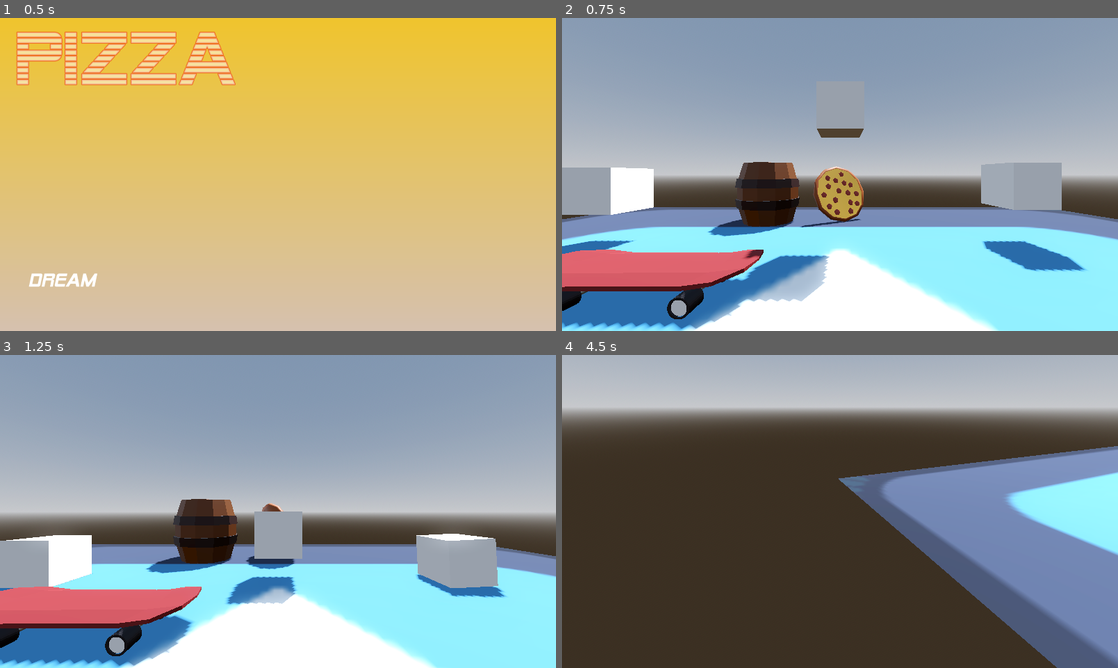
Above: before the commit, frames 1-4 (two rows, left to right).
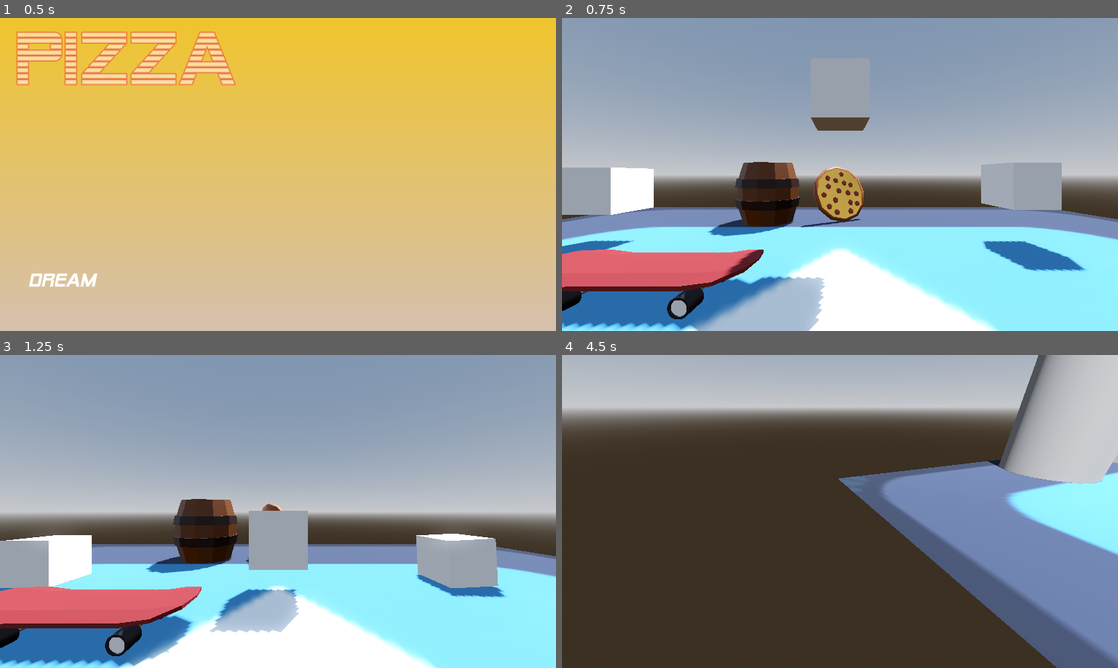
Above: after the commit, the same moments.

Repository: MattCharles/Dreams
Game: Godot game, scene res://Scenes/menu.tscn
The game is run twice, just before and just after one commit, with the same random seed, the same clock (stepped at 60 frames per second) and the same inputs. The engine's default icon, where the game draws it, is replaced by a stand-in: a white triangle on a blue panel in a dark square.
Inputs (mouse positions are in pixels of both pictures, inside the frame that each line leads up to):
- Up to frame 1 (0.5 s): no input
- Up to frame 2 (0.75 s): click "Dream" at 0.5 s
- Up to frame 3 (1.25 s): no input
- Up to frame 4 (4.5 s): move the mouse to (962, 495) at 1.27 s; hold D (right) 1.28-2.03 s; click (962, 495) at 1.42 s; tap Space (jump) at 1.52, 2.27, 3.77 s; move the mouse to (812, 511) at 2.02 s; hold W (forward) from 2.03 s (still down); move the mouse to (851, 505) at 2.77 s; move the mouse to (834, 517) at 3.52 s; click (834, 517) at 3.67 s; tap Enter at 4.25 s; move the mouse to (878, 514) at 4.27 s

Frame 1 is identical in both runs. In frame 2, 3.4% of the frame differs, in the area x 23-56%, y 31-100%; in frame 3, 2.5%; in frame 4, 5.1%, in the area x 76-100%, y 0-42%.

Commit message:
Added finish line which emits a signal when colliding with a pizza

Diff:
--- a/Assets/pizza/spinningpizza.tscn
+++ b/Assets/pizza/spinningpizza.tscn
@@ -1,5 +1,6 @@
-[gd_scene load_steps=7 format=3 uid="uid://bi8kun25nhp4y"]
+[gd_scene load_steps=8 format=3 uid="uid://bi8kun25nhp4y"]
 
+[ext_resource type="Script" path="res://Scripts/Pizza.gd" id="1_2ctcm"]
 [ext_resource type="PackedScene" uid="uid://cl2htts5lbsq7" path="res://Assets/raw/pepperoni_pizza.glb" id="1_aq0sq"]
 [ext_resource type="PackedScene" uid="uid://bhx4mvm6pkm52" path="res://Assets/environment/barrel.glb" id="2_4u74p"]
 
@@ -55,6 +56,7 @@
 
 [node name="RigidBody3D" type="RigidBody3D" parent="."]
 transform = Transform3D(1, 0, 0, 0, 1, -2.98023e-08, 0, 2.98023e-08, 1, 0, 0, -2.98023e-08)
+script = ExtResource("1_2ctcm")
 
 [node name="CollisionShape3D" type="CollisionShape3D" parent="RigidBody3D"]
 transform = Transform3D(1, 0, 0, 0, 1, 0, 0, 0, 1, 0.24221, 1.09363, -0.0556774)
--- /dev/null
+++ b/Scenes/finish_line.tscn
@@ -0,0 +1,42 @@
+[gd_scene load_steps=5 format=3 uid="uid://d4ama7j4hhi68"]
+
+[ext_resource type="Script" path="res://Scripts/FinishLine.gd" id="1_4amwv"]
+
+[sub_resource type="BoxShape3D" id="BoxShape3D_1kys6"]
+size = Vector3(1, 1.93614, 1)
+
+[sub_resource type="CylinderShape3D" id="CylinderShape3D_sb747"]
+
+[sub_resource type="CylinderMesh" id="CylinderMesh_w4cv5"]
+
+[node name="FinishLine" type="Node3D"]
+transform = Transform3D(3, 0, 0, 0, 3, 0, 0, 0, 3, 0, 0, 0)
+script = ExtResource("1_4amwv")
+
+[node name="Area3D" type="Area3D" parent="."]
+
+[node name="CollisionShape3D" type="CollisionShape3D" parent="Area3D"]
+transform = Transform3D(1, 0, 0, 0, 1, 0, 0, 0, 1, 0, 0.028605, 0)
+shape = SubResource("BoxShape3D_1kys6")
+
+[node name="StaticBody3D" type="StaticBody3D" parent="."]
+transform = Transform3D(1, 0, 0, 0, 1, 0, 0, 0, 1, -1, 0, 0)
+
+[node name="CollisionShape3D" type="CollisionShape3D" parent="StaticBody3D"]
+shape = SubResource("CylinderShape3D_sb747")
+
+[node name="MeshInstance3D2" type="MeshInstance3D" parent="StaticBody3D/CollisionShape3D"]
+mesh = SubResource("CylinderMesh_w4cv5")
+skeleton = NodePath("")
+
+[node name="StaticBody3D2" type="StaticBody3D" parent="."]
+transform = Transform3D(1, 0, 0, 0, 1, 0, 0, 0, 1, 1, 0, 0)
+
+[node name="CollisionShape3D" type="CollisionShape3D" parent="StaticBody3D2"]
+shape = SubResource("CylinderShape3D_sb747")
+
+[node name="MeshInstance3D2" type="MeshInstance3D" parent="StaticBody3D2/CollisionShape3D"]
+mesh = SubResource("CylinderMesh_w4cv5")
+skeleton = NodePath("")
+
+[connection signal="body_entered" from="Area3D" to="." method="_on_area_3d_body_entered"]
--- a/Scenes/test.tscn
+++ b/Scenes/test.tscn
@@ -1,9 +1,10 @@
-[gd_scene load_steps=14 format=3 uid="uid://clmwgwuwj8lbv"]
+[gd_scene load_steps=15 format=3 uid="uid://clmwgwuwj8lbv"]
 
 [ext_resource type="Texture2D" uid="uid://b1o626fbt63m2" path="res://icon.svg" id="1_tm4xg"]
-[ext_resource type="PackedScene" uid="uid://chkkys4p7l1vq" path="res://Scenes/Player.tscn" id="2_c6i2x"]
+[ext_resource type="PackedScene" path="res://Scenes/Player.tscn" id="2_c6i2x"]
 [ext_resource type="PackedScene" uid="uid://bi8kun25nhp4y" path="res://Assets/pizza/spinningpizza.tscn" id="3_molt8"]
 [ext_resource type="PackedScene" uid="uid://dfkjih3x8n5tv" path="res://Assets/raw/skateboard.glb" id="4_yevdn"]
+[ext_resource type="PackedScene" uid="uid://d4ama7j4hhi68" path="res://Scenes/finish_line.tscn" id="5_r354r"]
 
 [sub_resource type="ProceduralSkyMaterial" id="ProceduralSkyMaterial_7rkdn"]
 sky_horizon_color = Color(0.64625, 0.65575, 0.67075, 1)
@@ -70,6 +71,7 @@
 shape = SubResource("BoxShape3D_vkfeq")
 
 [node name="MeshInstance3D2" type="MeshInstance3D" parent="box2"]
+transform = Transform3D(1, 0, 0, 0, 1, 0, 0, 0, 1, 0, 0, 0.833648)
 mesh = SubResource("BoxMesh_34iys")
 skeleton = NodePath("../..")
 
@@ -90,3 +92,6 @@
 
 [node name="skateboard" parent="." instance=ExtResource("4_yevdn")]
 transform = Transform3D(1, 0, 0, 0, 1, 0, 0, 0, 1, -2.55503, 0.400126, -2.75854)
+
+[node name="FinishLine" parent="." instance=ExtResource("5_r354r")]
+transform = Transform3D(3, 0, 0, 0, 3, 0, 0, 0, 3, -1.08098, 2.97206, 8.04451)
--- /dev/null
+++ b/Scripts/FinishLine.gd
@@ -0,0 +1,18 @@
+extends Node3D
+
+signal finished()
+
+# Called when the node enters the scene tree for the first time.
+func _ready():
+	pass # Replace with function body.
+
+
+# Called every frame. 'delta' is the elapsed time since the previous frame.
+func _process(delta):
+	pass
+
+func _on_area_3d_body_entered(body):
+	print("logging collision with " + str(body))
+	if body is Pizza:
+		print(" Pizza O_O ")
+		emit_signal("finished")
--- /dev/null
+++ b/Scripts/Pizza.gd
@@ -0,0 +1,3 @@
+extends Node3D
+
+class_name Pizza
Not shown: 1 places in Scenes/ryantest.tscn that only renumber resources
